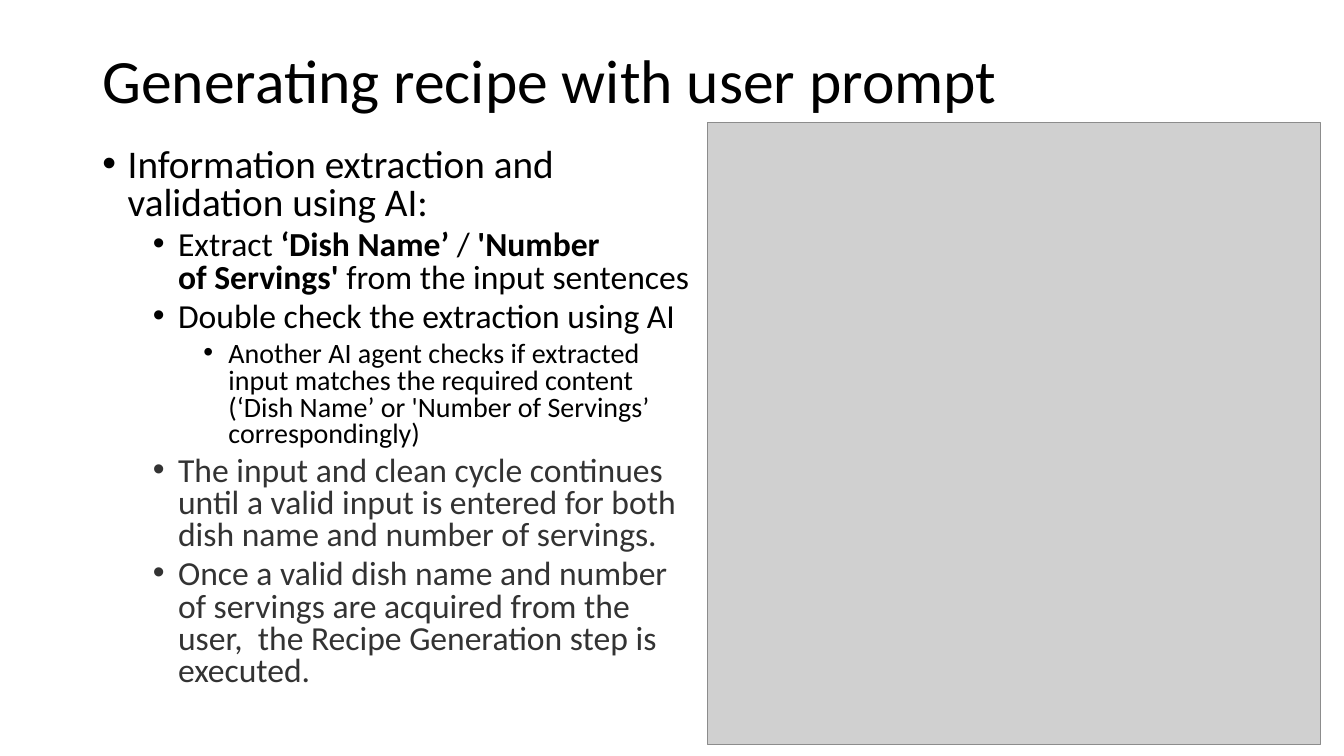
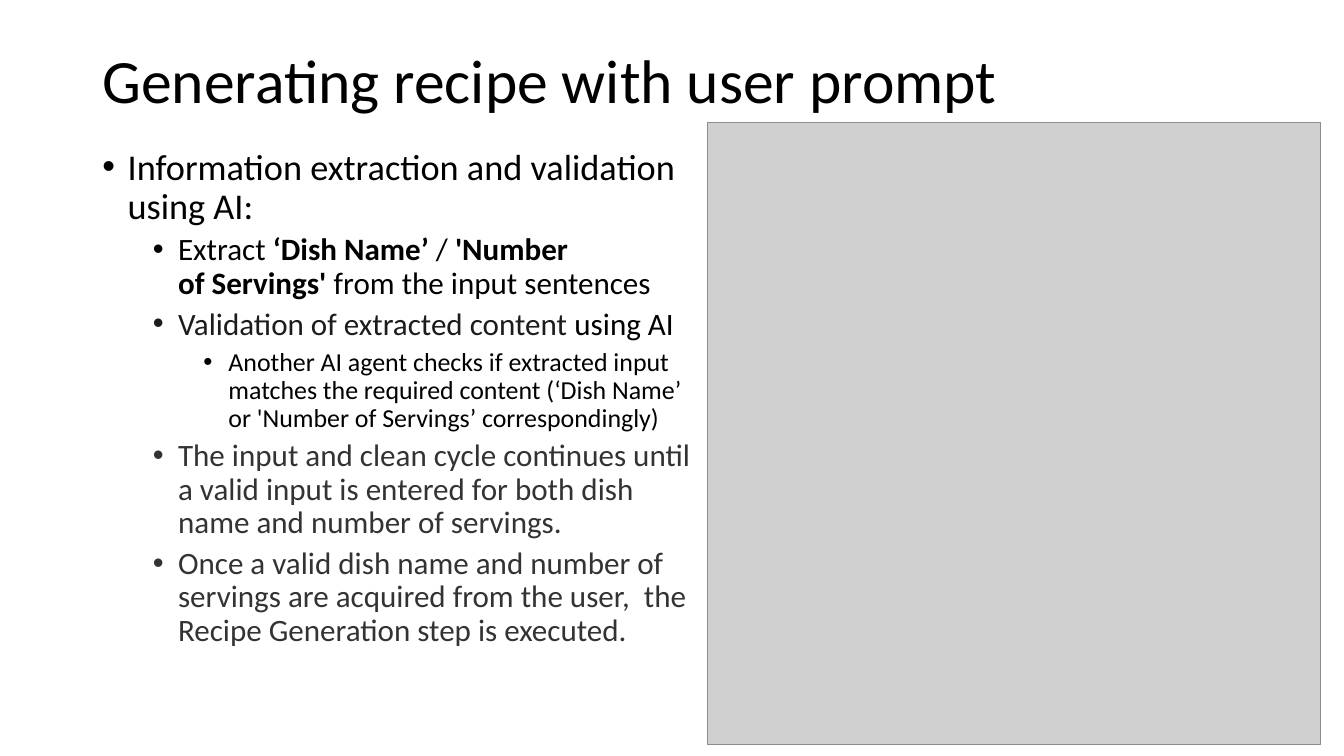
Before and after one commit to deepnetworkgmbh/generative-ai, a slide deck: slide 6 of recipe_generation/Presentation.pptx. Drawn at 1344x756 pixels with LibreOffice and Linux fonts; fonts in the diff are those of the drawing; grey boxes stand for pictures. Boxes give left, top, right and bottom in pixels: in the first picture for what was removed or moved away, otherwise in the second. Text is boxed around its words. In the diff, an @@ line names an element or a change of style, - is before the commit and + after.

```diff
--- a/recipe_generation/Presentation.pptx
+++ b/recipe_generation/Presentation.pptx
@@ text at (x1=128, y1=154, x2=690, y2=646): size 28 to 25.9 pt in "Information extraction and validation using AI:"; size 24 to 22.2 pt in "Extract ‘Dish Name’ / 'Number of Servings' ...", "The input and clean cycle continues until ...", "Once a valid dish name and number ..."; size 20 to 18.5 pt in "Another AI agent checks if extracted input ..."; line spacing 0.8 to 0.9 @@
@@ text at (x1=178, y1=313, x2=674, y2=341): text changed; size 24 to 22.2 pt; text colour #000000 to #1D1C1D @@
-  • Double check the extraction using AI
+  • Validation of extracted content using AI
```
Also in this commit, not shown: 1 other slide changed.
